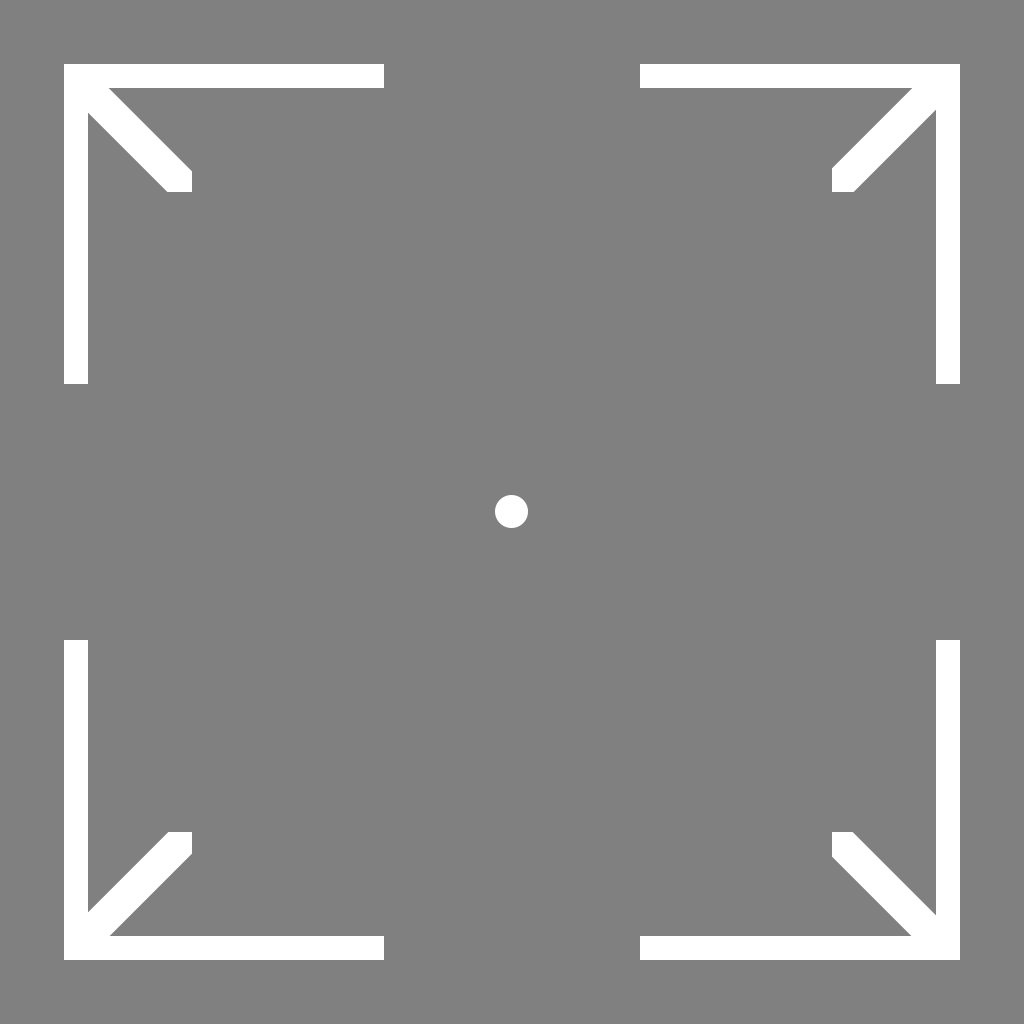
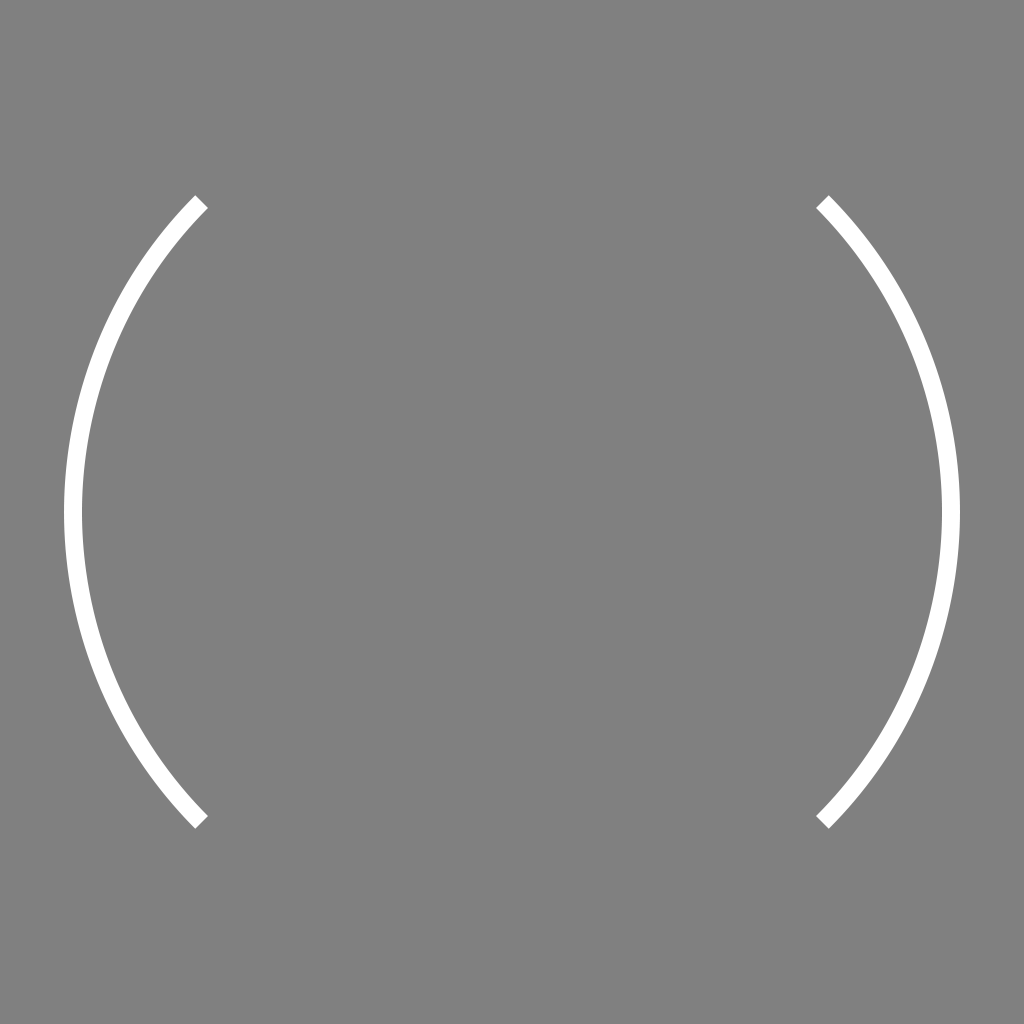
Two versions of the same layered image (1024px x 1024px). Layer-by-layer changes:
added group "Shotgun" with 2 layers above "AssaultRifle" over [64, 195, 960, 829]
added layer "Ellipse 1 copy 2" in group "Shotgun" over [816, 195, 960, 829]
added layer "Ellipse 1" (1st of 4, in "Shotgun") in group "Shotgun" over [64, 195, 208, 829]
hid group "AssaultRifle" (11 layers) over [64, 64, 960, 960]
